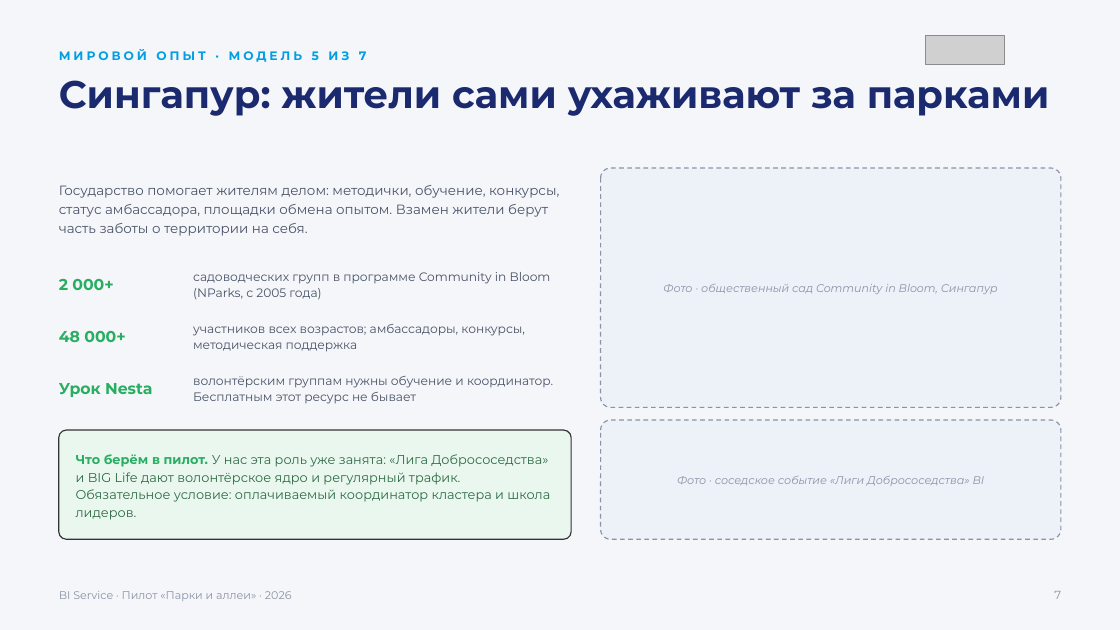
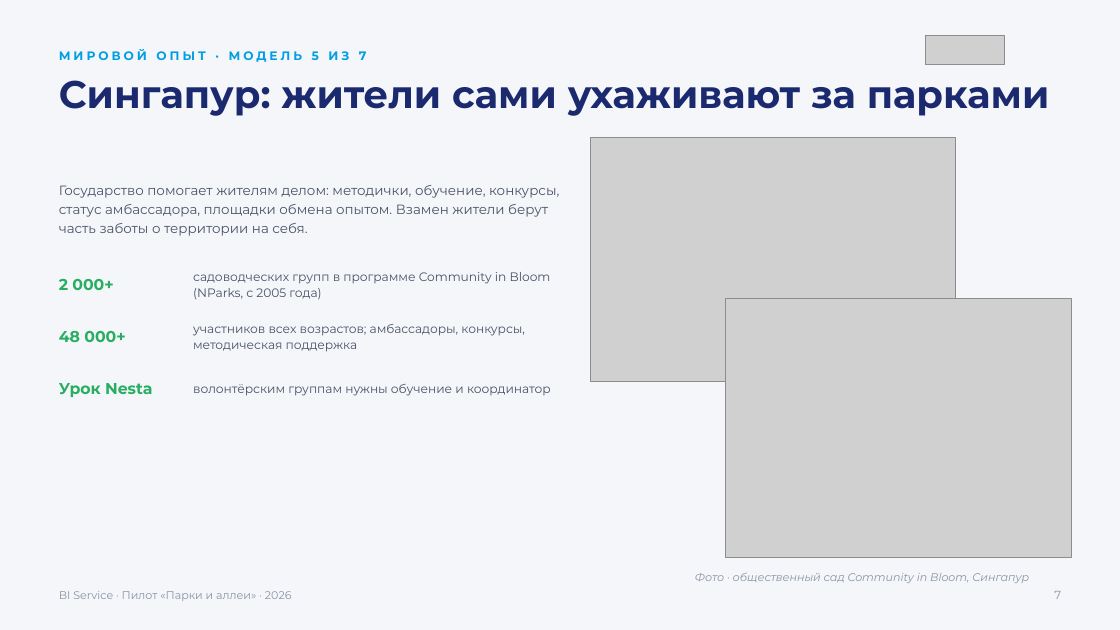
Before and after one commit to jprashkevich/bi-korshiler, a slide deck: slide 17 of docs/research/BIG-Life-park-pilot.pptx (slide 8 before the commit). Drawn at 1120x630 pixels with LibreOffice and Linux fonts; fonts in the diff are those of the drawing; grey boxes stand for pictures. Boxes give left, top, right and bottom in pixels: in the first picture for what was removed or moved away, otherwise in the second. Text is boxed around its words. In the diff, an @@ line names an element or a change of style, - is before the commit and + after.

```diff
--- a/docs/research/BIG-Life-park-pilot.pptx
+++ b/docs/research/BIG-Life-park-pilot.pptx
@@ picture added at (x1=591, y1=138, x2=956, y2=381) @@
@@ rounded rectangle removed at (x1=601, y1=168, x2=1061, y2=408) @@
@@ picture added at (x1=726, y1=298, x2=1072, y2=558) @@
@@ text at (x1=193, y1=384, x2=551, y2=396): text changed @@
-волонтёрским группам нужны обучение и координатор. Бесплатным этот ресурс не бывает
+волонтёрским группам нужны обучение и координатор
@@ rounded rectangle removed at (x1=59, y1=430, x2=571, y2=539) @@
@@ rounded rectangle removed at (x1=601, y1=420, x2=1061, y2=539) @@
@@ text removed at (x1=76, y1=454, x2=550, y2=520) @@
-Что берём в пилот. У нас эта роль уже занята: «Лига Добрососедства» и BIG Life дают волонтёрское ядро и регулярный трафик. Обязательное условие: оплачиваемый координатор кластера и школа лидеров.
@@ text removed at (x1=677, y1=476, x2=985, y2=486) @@
-Фото · соседское событие «Лиги Добрососедства» BI
@@ text "Фото · общественный сад Community ..." moved from (x1=663, y1=284, x2=998, y2=294) to (x1=695, y1=573, x2=1029, y2=583) @@
```
Also in this commit, not shown: 17 other slides changed, 2 slides added, 15 slides removed, 1 other file.
